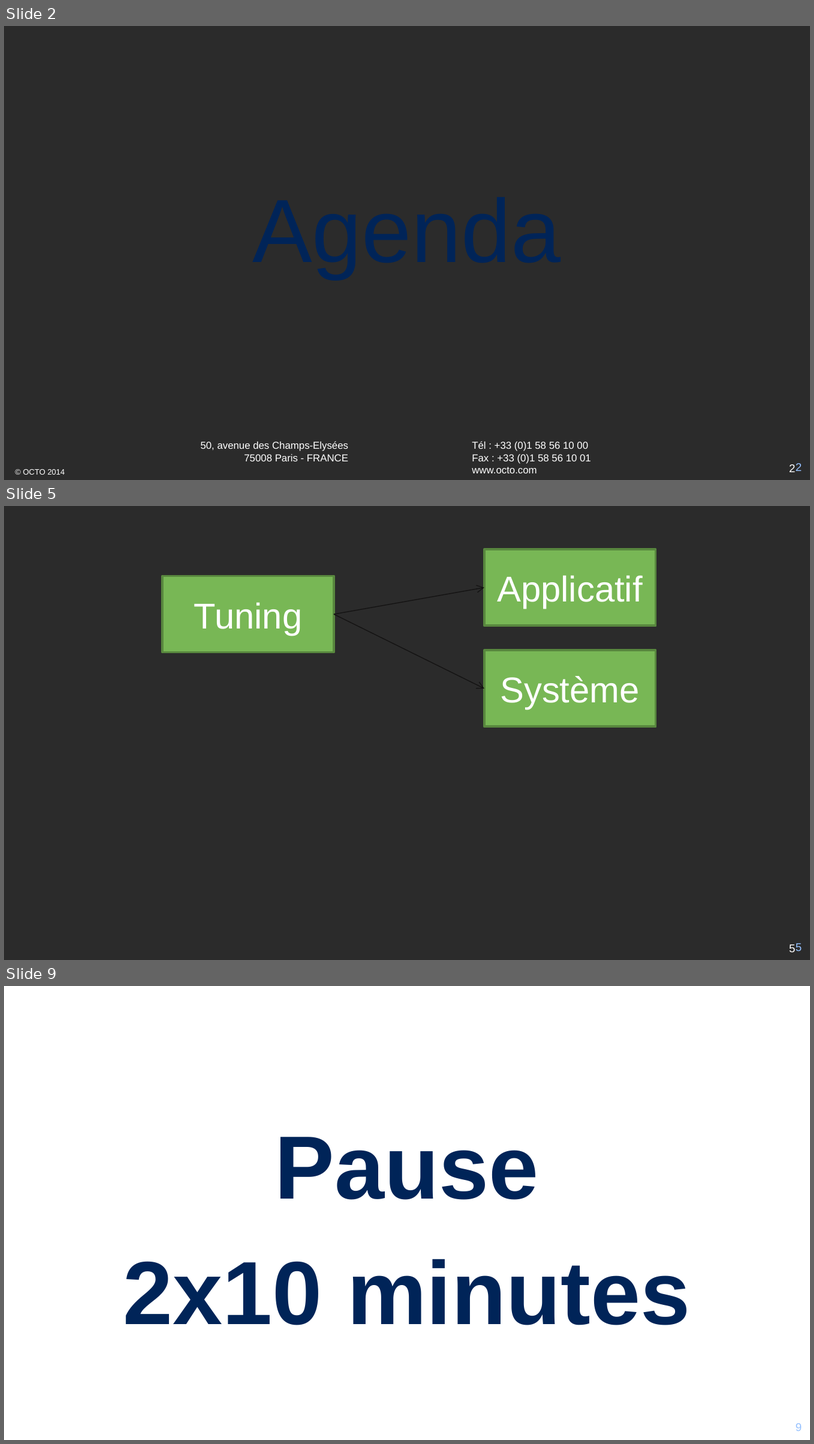
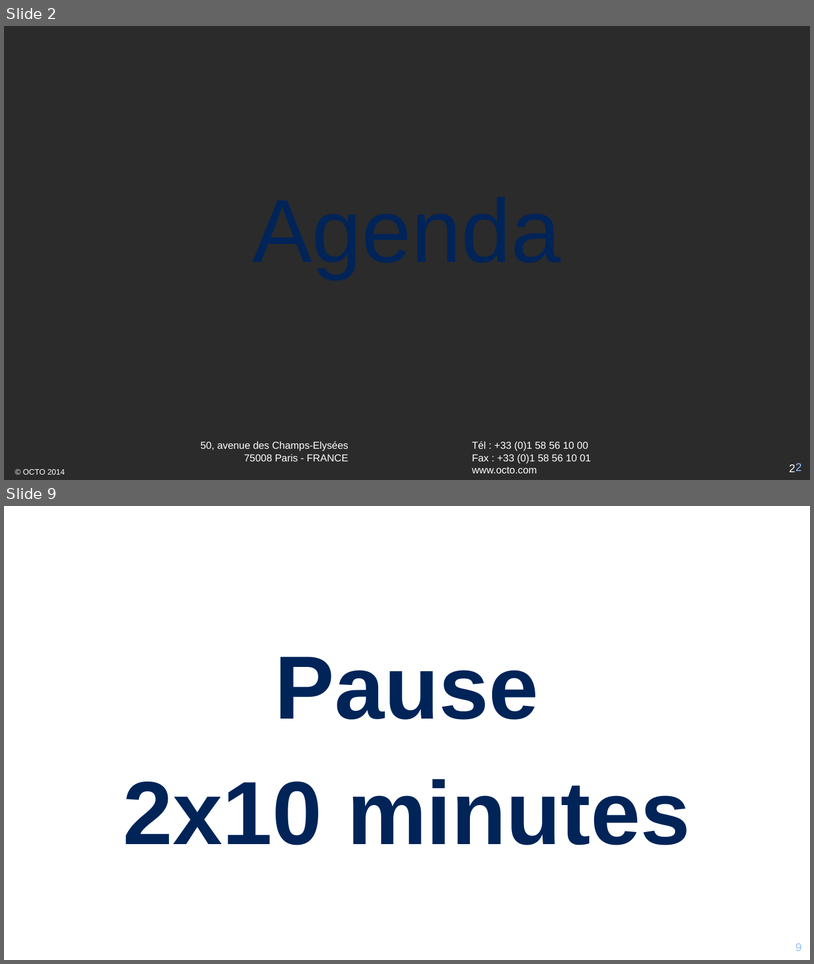
Before and after one commit to mikrob/perfuniversity, a slide deck: PerfUniversity.pptx. Shown one above the other, each under a label of ours: slides 2, 5 and 9 before the commit, slides 2 and 9 after it; the slides between them are not shown. The pictures are 814x1444 and 814x964 pixels, drawn with LibreOffice and Linux fonts; fonts in the diff are those of the drawing; background and template pictures are left out; a plain dark background stands for a picture behind light text. Boxes give left, top, right and bottom in pixels: in the first picture for what was removed or moved away, otherwise in the second. Text is boxed around its words. In the diff, an @@ line names an element or a change of style, - is before the commit and + after.

```diff
--- a/PerfUniversity.pptx
+++ b/PerfUniversity.pptx
@@ slide 5 removed at [4, 506, 810, 960], background picture (left out); not listed: 2 template elements that a slide beside it also shows @@
@@ rectangle removed at [485, 550, 656, 625] @@
-Applicatif
@@ rectangle removed at [163, 576, 335, 652] @@
-Tuning
@@ arrow removed from (334, 614) to (485, 588) @@
@@ arrow removed from (334, 614) to (485, 688) @@
@@ rectangle removed at [485, 651, 656, 726] @@
-Système
```
Also in this commit, not shown: 2 slides changed, 5 slides added, 4 other slides removed.
